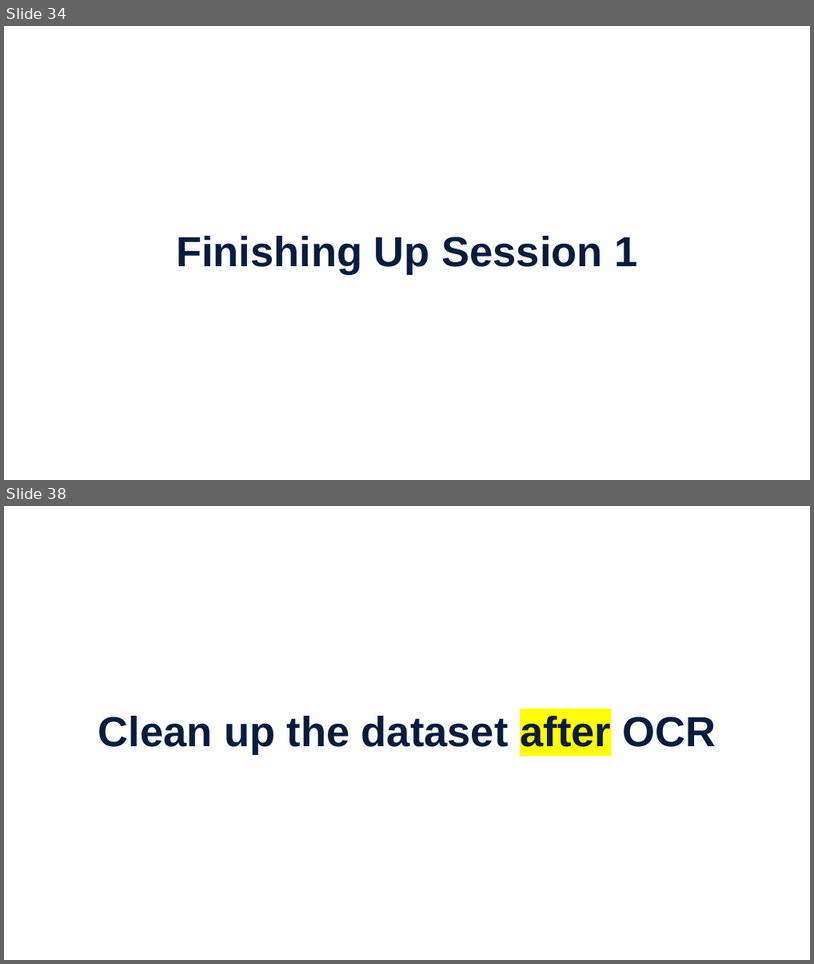
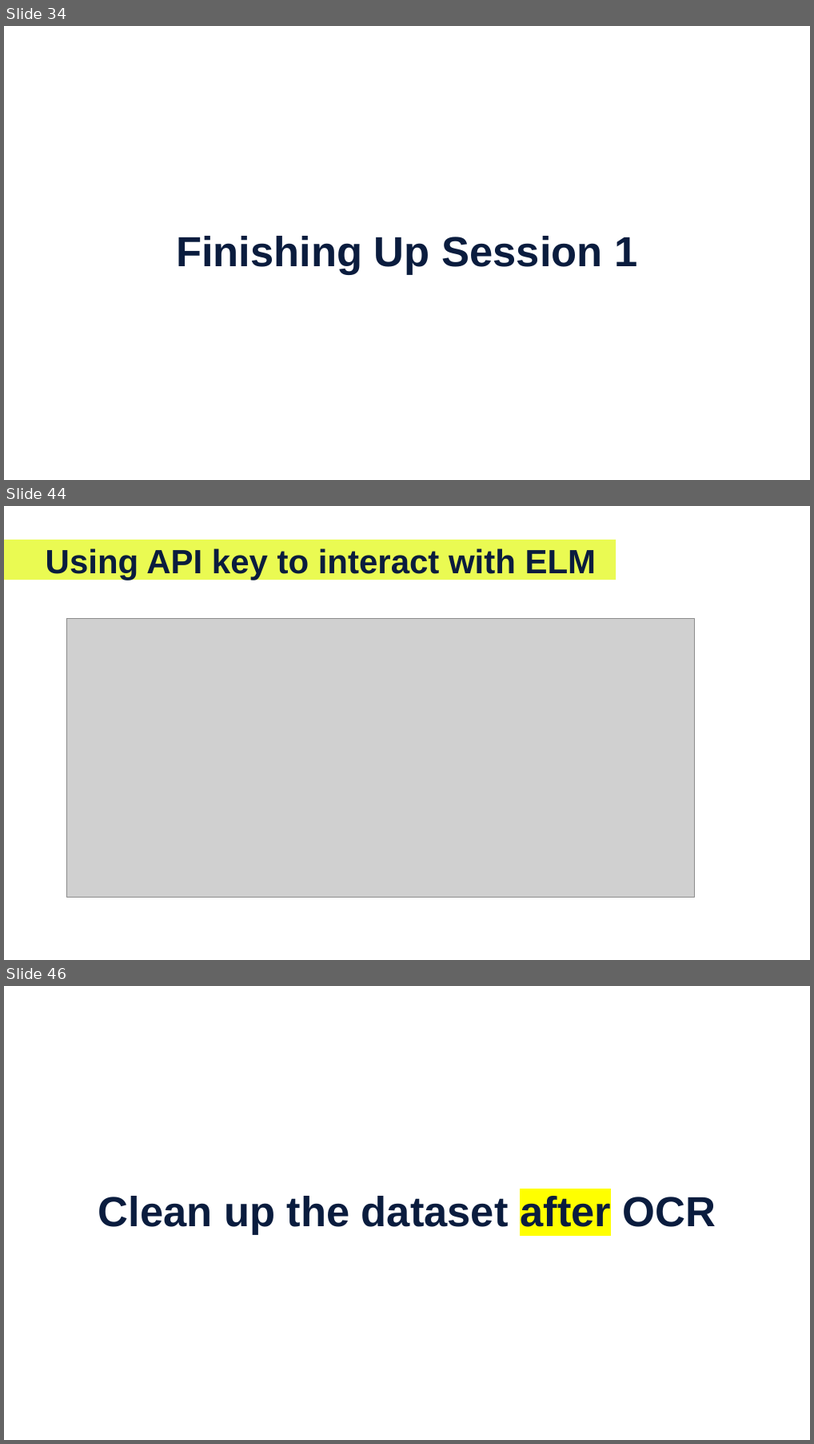
Before and after one commit to EFI-training/OCR-From-Images-To-Text, a slide deck: OCR-2026.pptx. Shown one above the other, each under a label of ours: slides 34 and 38 before the commit, slides 34, 44 and 46 after it; the slides between them are not shown. The pictures are 814x964 and 814x1444 pixels, drawn with LibreOffice and Linux fonts; fonts in the diff are those of the drawing; grey boxes stand for pictures; background and template pictures are left out. Boxes give left, top, right and bottom in pixels: in the first picture for what was removed or moved away, otherwise in the second. Text is boxed around its words. In the diff, an @@ line names an element or a change of style, - is before the commit and + after.

```diff
--- a/OCR-2026.pptx
+++ b/OCR-2026.pptx
@@ slide 44 added at (4, 506, 810, 960), background #FFFFFF @@
@@ rectangle added at (4, 540, 616, 580), fill #EAFA52 @@
@@ title added at (46, 548, 597, 580), 80 pt, text #0A1C3E, bold @@
+Using API key to interact with ELM
@@ picture added at (66, 618, 694, 896) @@
@@ what was slide 38 is now slide 46 @@
```
Also in this commit, not shown: 2 slides changed, 8 other slides added, 1 slide removed, 4 other files.
